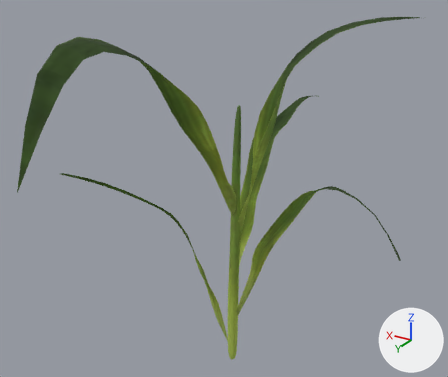
Renders of the Blender file syclops/__example_assets__/example_assets/models/plants/corn.blend from each side of a commit.
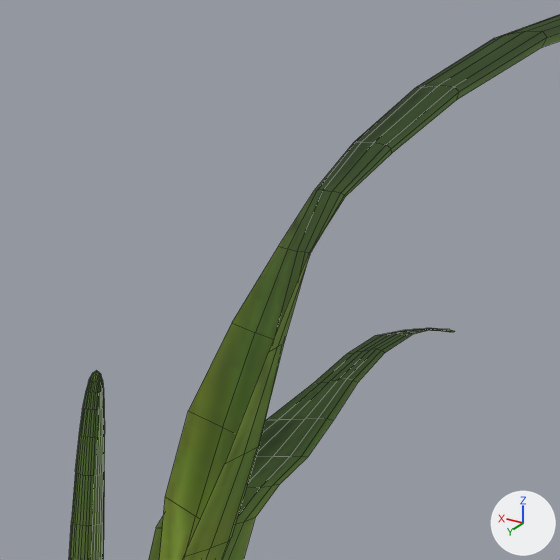
There are two pictures of each version: one whole from a camera (50 mm lens) standing at (-0.256, 0.443, 0.398) and looking at (0.005, 0.008, 0.181), one close up on the part from 49% to 76% of the width and 6% to 39% of the height. Lighting does not change. The marker at lower right points along +X, +Y and +Z. The close-ups show mesh edges as thin lines. The same objects are shown in both versions, whatever each file hides.

Names of what the first close-up shows: 'Corn'.
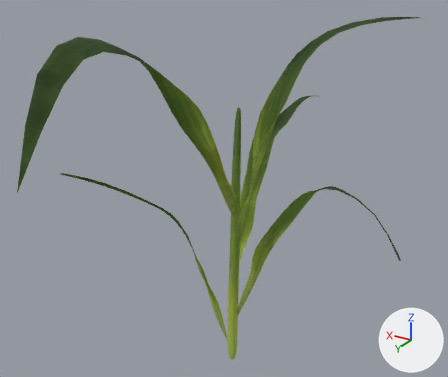
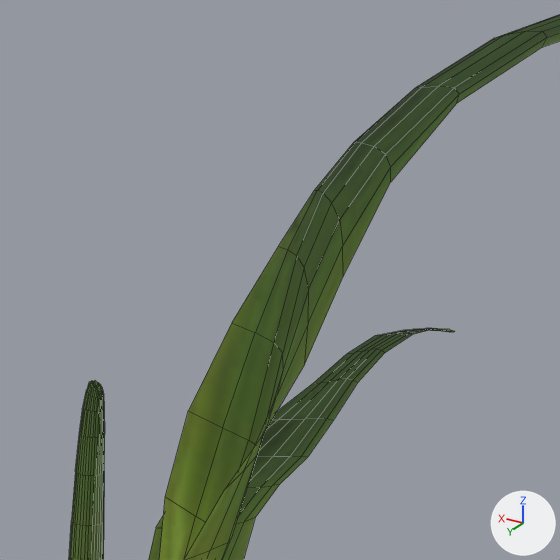
Location of each change, (x1, y1, x2, y2) in pixels of the close-ups (560 x 560 px; the box of a moved part takes in the faces that stretch with it):
part 1 of me_plane_003, moved or reshaped
    before: (83, 142, 392, 463)
    after: (83, 143, 391, 488)

The change, as a list of edits to the scene's bpy script:
```text
Change me_plane_003:
    used by ob_corn; location = (0.0, 0.0, 0.0)
    verts and faces of me_plane_003; kept vertices keep their numbers, new ones are numbered from 430
    before: 92 (-0.006, 0.003, 0.255), 97 (-0.007, 0.0, 0.255), 98 (-0.007, 0.001, 0.255), 99 (-0.007, 0.002, 0.255), 188 (-0.005, 0.003, 0.256)
    before: 191 (-0.005, 0.0, 0.256), 192 (-0.006, 0.0, 0.256), 193 (-0.007, 0.001, 0.256), 194 (-0.007, 0.002, 0.256), 195 (-0.006, 0.003, 0.256)
    before: 246 (-0.006, 0.001, 0.258), 352 (-0.039, -0.02, 0.285), 372 (-0.036, -0.025, 0.282)
    remove me_plane_003.from_pydata(...)  # 430 vertices, 358 faces; spans x -0.155..0.14, y -0.18..0.202, z -0.009..0.332
    add me_plane_003.from_pydata(...)  # 432 vertices, 358 faces; spans x -0.155..0.14, y -0.18..0.202, z -0.009..0.332
    me_plane_003 part 1
    add for i in [97, 188, 191]: verts[i] += (0.0, 0.0, -0.001)
    add for i in [98, 99, 192]: verts[i] += (0.0, 0.0, -0.002)
    add verts[92] = (-0.006, 0.003, 0.255)  # moved
    add verts[193] = (-0.007, 0.001, 0.253)  # moved
    add verts[194] = (-0.007, 0.002, 0.253)  # moved
    add verts[195] = (-0.006, 0.002, 0.254)  # moved
    add verts[246] = (-0.006, 0.001, 0.253)  # moved
    add verts[352] = (-0.039, -0.021, 0.254)  # moved
    add verts[372] = (-0.036, -0.025, 0.275)  # moved
```
